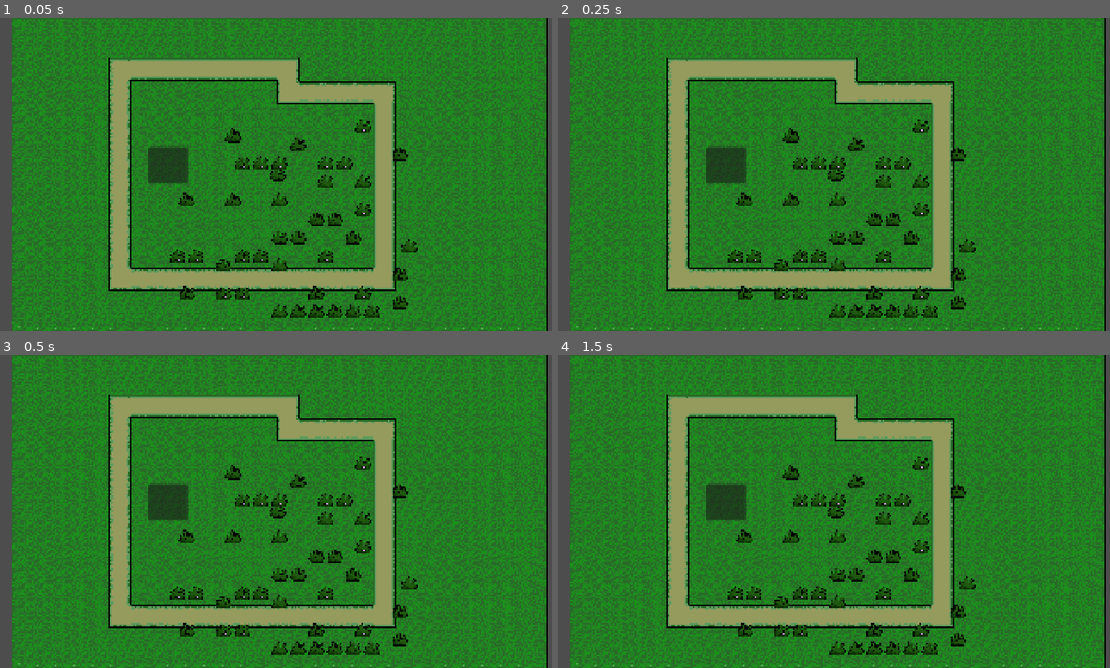
Above: before the commit, frames 1-4 (two rows, left to right).
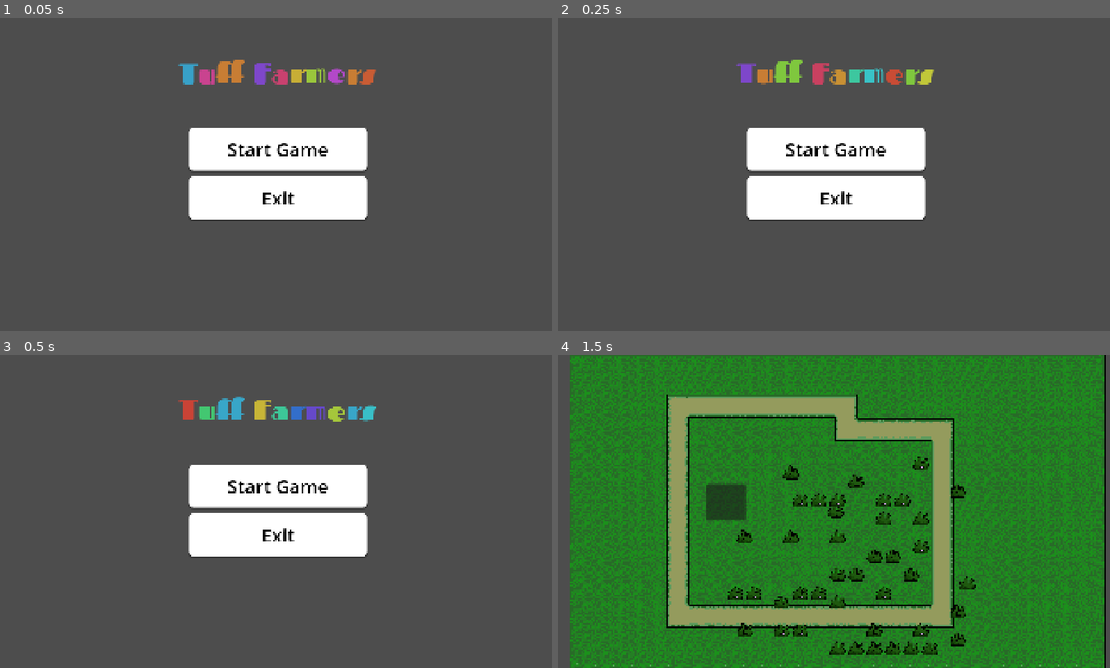
Above: after the commit, the same moments.

Repository: fiddletwo/tuff-farmers
Game: Godot game, scene res://scenes/main_menu.tscn
The game is run twice, just before and just after one commit, with the same random seed, the same clock (stepped at 60 frames per second) and the same inputs. Before the commit the project starts from res://scenes/world.tscn.
Inputs (mouse positions are in pixels of both pictures, inside the frame that each line leads up to):
- Up to frame 1 (0.05 s): no input
- Up to frame 2 (0.25 s): no input
- Up to frame 3 (0.5 s): no input
- Up to frame 4 (1.5 s): click (723, 502) at 0.52 s; click (834, 486) at 1.25 s, where only the run after the commit has a clickable "Start Game"

The runs differ from the first frame. In frame 1, 97% of the frame differs, in the area x 2-100%, y 0-100%; in frame 2, 97%; in frame 3, 97%; in frame 4, nothing differs.

Commit message:
set main screen to menu screen

Diff:
--- a/project.godot
+++ b/project.godot
@@ -11,7 +11,7 @@
 [application]
 
 config/name="Tuff Farmers"
-run/main_scene="uid://dti73bxpgov5l"
+run/main_scene="uid://ctrwbe18ttuhl"
 config/features=PackedStringArray("4.7", "GL Compatibility")
 config/icon="res://icon.svg"
 
--- a/scenes/main_menu.gd
+++ b/scenes/main_menu.gd
@@ -1,19 +1,7 @@
 extends Control
 
+func _on_start_pressed() -> void:
+    get_tree().change_scene_to_file("res://scenes/world.tscn")
 
-# Called when the node enters the scene tree for the first time.
-func _ready() -> void:
-	pass # Replace with function body.
-
-
-# Called every frame. 'delta' is the elapsed time since the previous frame.
-func _process(_delta):
-	pass
-
-
-func _on_start_pressed():
-	get_tree().change_scene_to_file("res://scenes/world.tscn")
-
-
-func _on_exit_pressed():
-	get_tree().quit()
+func _on_exit_pressed() -> void:
+    get_tree().quit()
--- a/scenes/main_menu.tscn
+++ b/scenes/main_menu.tscn
@@ -1,7 +1,7 @@
 [gd_scene format=3 uid="uid://ctrwbe18ttuhl"]
 
 [ext_resource type="Script" uid="uid://v4hase0i3fg0" path="res://scenes/main_menu.gd" id="1_ekxnf"]
-[ext_resource type="FontFile" uid="uid://nbpiy6x8i7q1" path="res://assets/Fascinate-Regular.ttf" id="2_ekxnf"]
+[ext_resource type="FontFile" uid="uid://nbpiy6x8i7q1" path="res://assets/fonts/Fascinate-Regular.ttf" id="2_ekxnf"]
 
 [sub_resource type="StyleBoxTexture" id="StyleBoxTexture_oaqru"]
 modulate_color = Color(0.27481404, 0.16231135, 0.011555423, 1)
@@ -54,7 +54,7 @@
 grow_vertical = 2
 theme_override_styles/panel = SubResource("StyleBoxTexture_oaqru")
 
-[node name="VBoxContainer" type="VBoxContainer" parent="." unique_id=1290212454]
+[node name="Container" type="VBoxContainer" parent="." unique_id=1290212454]
 layout_mode = 1
 anchors_preset = 8
 anchor_left = 0.5
@@ -69,7 +69,7 @@
 grow_vertical = 2
 theme_override_constants/separation = 21
 
-[node name="Button" type="Button" parent="VBoxContainer" unique_id=2083984411]
+[node name="Start" type="Button" parent="Container" unique_id=2083984411]
 layout_mode = 2
 size_flags_vertical = 3
 theme_override_colors/font_color = Color(0, 0, 0, 1)
@@ -83,7 +83,7 @@
 theme_override_styles/hover = SubResource("StyleBoxFlat_ekxnf")
 text = "Start Game"
 
-[node name="Button2" type="Button" parent="VBoxContainer" unique_id=958439554]
+[node name="Exist" type="Button" parent="Container" unique_id=958439554]
 layout_mode = 2
 size_flags_vertical = 3
 theme_override_colors/font_color = Color(0, 0, 0, 1)
@@ -98,7 +98,7 @@
 text = "Exit
 "
 
-[node name="RichTextLabel" type="RichTextLabel" parent="." unique_id=240711245]
+[node name="Title" type="RichTextLabel" parent="." unique_id=240711245]
 layout_mode = 1
 anchors_preset = 5
 anchor_left = 0.5
@@ -114,5 +114,5 @@
 horizontal_alignment = 1
 vertical_alignment = 1
 
-[connection signal="pressed" from="VBoxContainer/Button" to="." method="_on_start_pressed"]
-[connection signal="pressed" from="VBoxContainer/Button2" to="." method="_on_exit_pressed"]
+[connection signal="pressed" from="Container/Start" to="." method="_on_start_pressed"]
+[connection signal="pressed" from="Container/Exist" to="." method="_on_exit_pressed"]
Renamed: assets/Fascinate-Regular.ttf -> assets/fonts/Fascinate-Regular.ttf
Not shown, changed: assets/fonts/Fascinate-Regular.ttf.import
